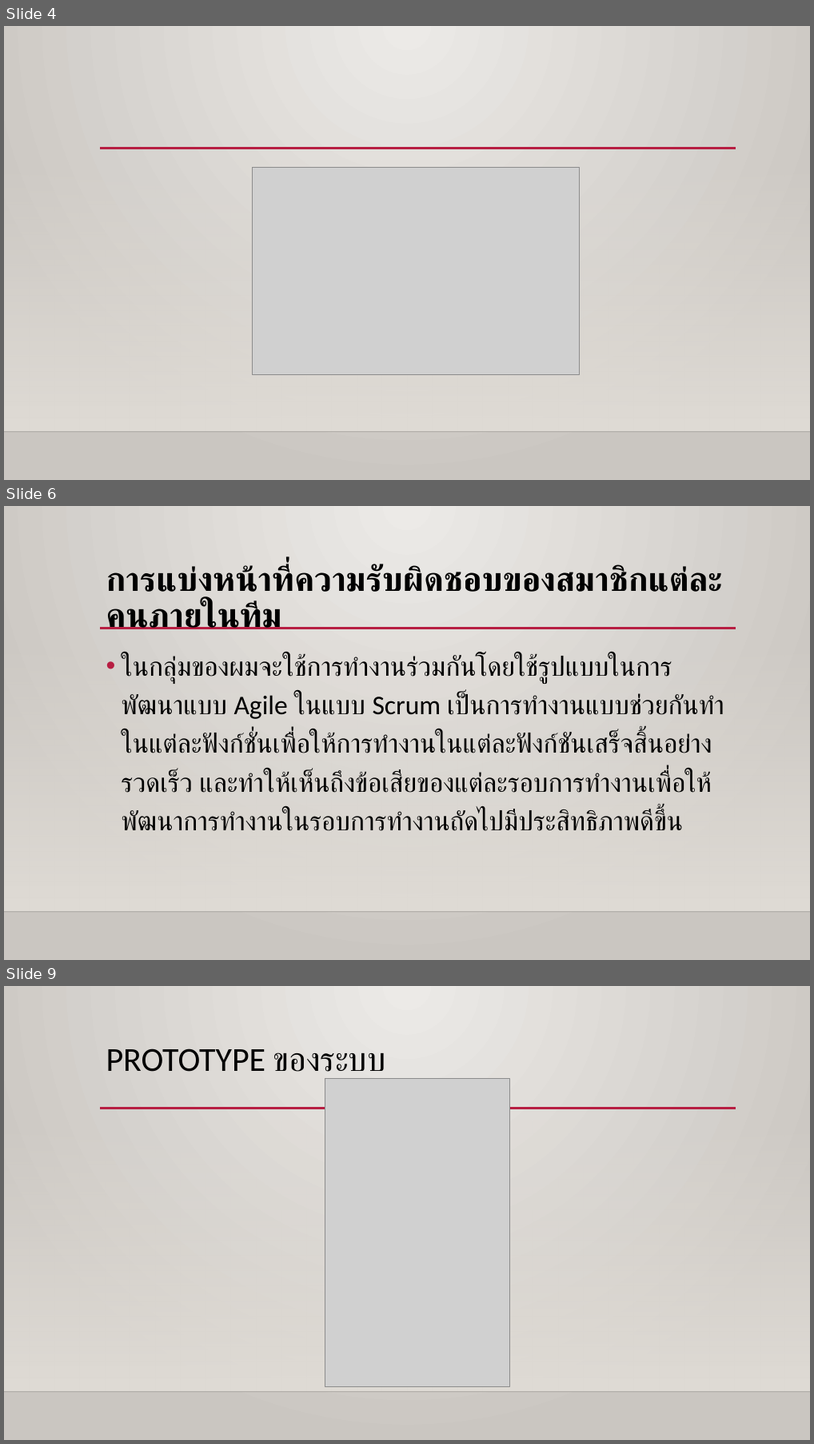
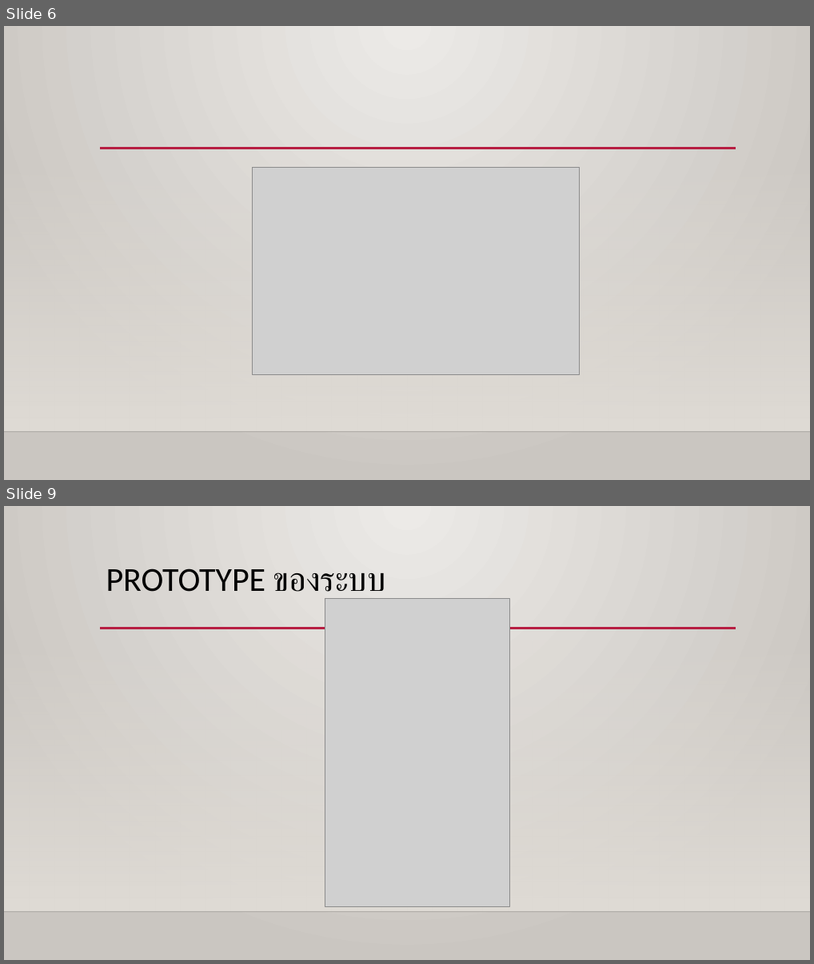
Before and after one commit to MrKriKri/project1, a slide deck: Diabetes Healthy.pptx. Shown one above the other, each under a label of ours: slides 4, 6 and 9 before the commit, slides 6 and 9 after it; the slides between them are not shown. The pictures are 814x1444 and 814x964 pixels, drawn with LibreOffice and Linux fonts; fonts in the diff are those of the drawing; grey boxes stand for pictures; background and template pictures are left out. Boxes give left, top, right and bottom in pixels: in the first picture for what was removed or moved away, otherwise in the second. Text is boxed around its words. In the diff, an @@ line names an element or a change of style, - is before the commit and + after.

```diff
--- a/Diabetes Healthy.pptx
+++ b/Diabetes Healthy.pptx
@@ slide 6 removed at (4, 506, 810, 960), background gradient #ECEAE7 to #CAC7C1; not listed: 3 template elements that a slide beside it also shows @@
@@ title removed at (106, 565, 722, 629) @@
-การแบ่งหน้าที่ความรับผิดชอบของสมาชิกแต่ละคนภายในทีม
@@ text removed at (121, 655, 725, 831) @@
-• ในกลุ่มของผมจะใช้การทำงานร่วมกันโดยใช้รูปแบบในการพัฒนาแบบ Agile ในแบบ Scrum เป็นการทำงานแบบช่วยกันทำในแต่ละฟังก์ชั่นเพื่อให้การทำงานในแต่ละฟังก์ชันเสร็จสิ้นอย่างรวดเร็ว และทำให้เห็นถึงข้อเสียของแต่ละรอบการทำงานเพื่อให้พัฒนาการทำงานในรอบการทำงานถัดไปมีประสิทธิภาพดีขึ้น
@@ what was slide 4 is now slide 6 @@
```
Also in this commit, not shown: 2 slides changed, 4 slides added, 3 other slides removed, 10 other files.
